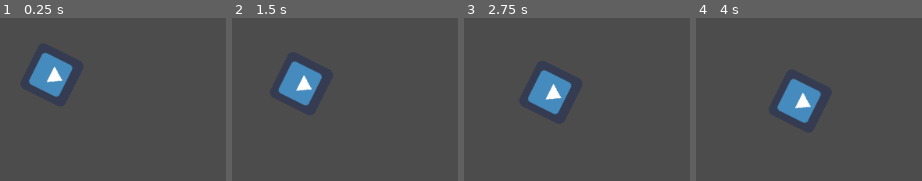
Above: before the commit, frames 1-4 (left to right).
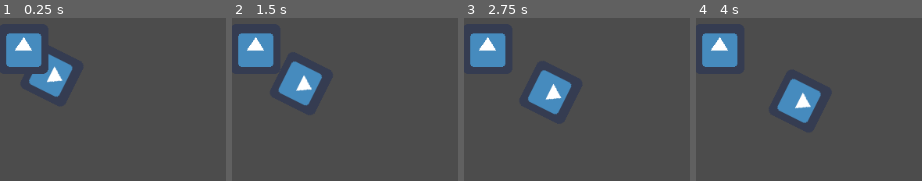
Above: after the commit, the same moments.

Repository: JeppeLindberg/Picnic
Game: Godot game, scene res://Scenes/MainScene.tscn
The game is run twice, just before and just after one commit, with the same random seed, the same clock (stepped at 60 frames per second) and the same inputs. The engine's default icon, where the game draws it, is replaced by a stand-in: a white triangle on a blue panel in a dark square.
Inputs (mouse positions are in pixels of both pictures, inside the frame that each line leads up to):
- Up to frame 1 (0.25 s): no input
- Up to frame 2 (1.5 s): tap Enter at 0.5 s; move the mouse to (outside the picture) at 0.52 s; click (outside the picture) at 0.67 s; move the mouse to (outside the picture) at 1.27 s; click (outside the picture) at 1.42 s
- Up to frame 3 (2.75 s): move the mouse to (outside the picture) at 2.02 s; click (outside the picture) at 2.17 s
- Up to frame 4 (4 s): tap Space at 2.75 s; move the mouse to (outside the picture) at 2.77 s; click (outside the picture) at 2.92 s; move the mouse to (outside the picture) at 3.52 s; click (outside the picture) at 3.67 s

The runs differ from the first frame. In frame 1, 3.8% of the frame differs, in the area x 2-22%, y 9-35%; in frame 2, 3.3%; in frame 3, 3.3%; in frame 4, 3.3%.

Commit message:
InputManager that can have buttons and can place objects

Diff:
--- a/Scenes/MainScene.tscn
+++ b/Scenes/MainScene.tscn
@@ -1,10 +1,24 @@
-[gd_scene load_steps=3 format=2]
+[gd_scene load_steps=6 format=2]
 
 [ext_resource path="res://Scripts/MainScene.gd" type="Script" id=1]
 [ext_resource path="res://Assets/Enemy.tscn" type="PackedScene" id=2]
+[ext_resource path="res://Scripts/InputManager.gd" type="Script" id=3]
+[ext_resource path="res://icon.png" type="Texture" id=4]
+[ext_resource path="res://Scripts/PlaceableTemplate.gd" type="Script" id=5]
 
 [node name="MainScene" type="Node2D"]
 script = ExtResource( 1 )
 
 [node name="Enemy" parent="." instance=ExtResource( 2 )]
 position = Vector2( 62, 131 )
+
+[node name="InputManager" type="Node2D" parent="."]
+script = ExtResource( 3 )
+spawn = ExtResource( 2 )
+objects = [ NodePath("Button") ]
+
+[node name="Button" type="Sprite" parent="InputManager"]
+position = Vector2( 30, 100 )
+texture = ExtResource( 4 )
+script = ExtResource( 5 )
+spawn_object = ExtResource( 2 )
--- /dev/null
+++ b/Scripts/InputManager.gd
@@ -0,0 +1,66 @@
+extends Node2D
+
+class Test:
+	var stuff = 2
+
+
+export (PackedScene) var spawn
+export (Array, NodePath) var objects
+
+func query_buttons(position):
+	for obj in objects:
+		var node = get_node(obj)
+		var texture = node.texture
+		var size = texture.get_size()
+		var dist  = (node.position - position).abs()
+		if size.x > dist.x and size.y > dist.y:
+			return node
+	return null
+
+# HoverButton is the button the mouse is currently over
+var hoverButton = null
+# ActiveButton is the button last clicked on
+var activeButton = null
+# An object preview of what activeButton is
+var previewObject = null
+
+func _input(event):
+	if event is InputEventMouseMotion:
+		var newButton = query_buttons(event.position)
+		if newButton != hoverButton:
+			print("Changing active button from {from} to {to}".format({"from": activeButton, "to": newButton}))
+			hoverButton = newButton
+
+	elif event is InputEventMouseButton and event.pressed:
+		#Is mouse over a button
+		if hoverButton != null:
+			print("click() on sprite")
+			if previewObject:
+				previewObject.queue_free()
+				previewObject = null
+			if activeButton == hoverButton:
+				activeButton = null
+			else:
+				activeButton = hoverButton
+		#Or a button has been clicked
+		elif activeButton:
+			var enemy = activeButton.get_spawn_object().instance()
+			get_owner().add_child(enemy)
+			enemy.position = event.position
+			activeButton = null
+
+# Declare member variables here. Examples:
+# var a = 2
+# var b = "text"
+
+
+
+
+# Called when the node enters the scene tree for the first time.
+func _ready():
+	pass
+
+
+# Called every frame. 'delta' is the elapsed time since the previous frame.
+#func _process(delta):
+#	pass
--- /dev/null
+++ b/Scripts/PlaceableTemplate.gd
@@ -0,0 +1,26 @@
+extends Node
+
+#Script for a button with its state
+
+export (PackedScene) var spawn_object
+export (PackedScene) var preview_object
+
+func get_spawn_object():
+	return spawn_object
+
+func get_preview_object():
+	return preview_object
+
+# Declare member variables here. Examples:
+# var a = 2
+# var b = "text"
+
+
+# Called when the node enters the scene tree for the first time.
+func _ready():
+	pass # Replace with function body.
+
+
+# Called every frame. 'delta' is the elapsed time since the previous frame.
+#func _process(delta):
+#	pass
